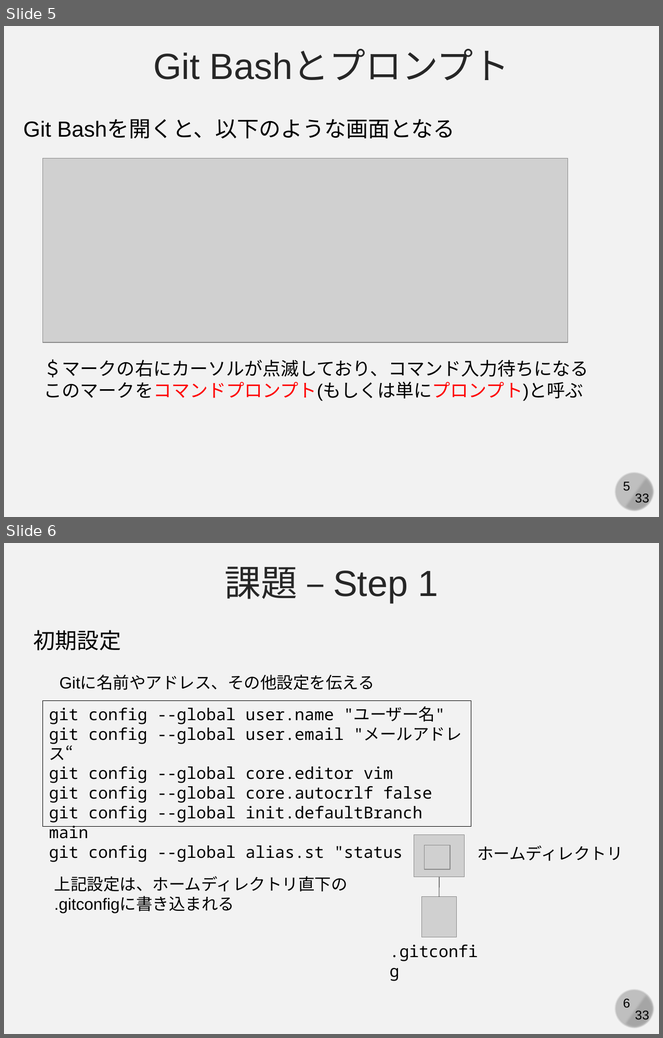
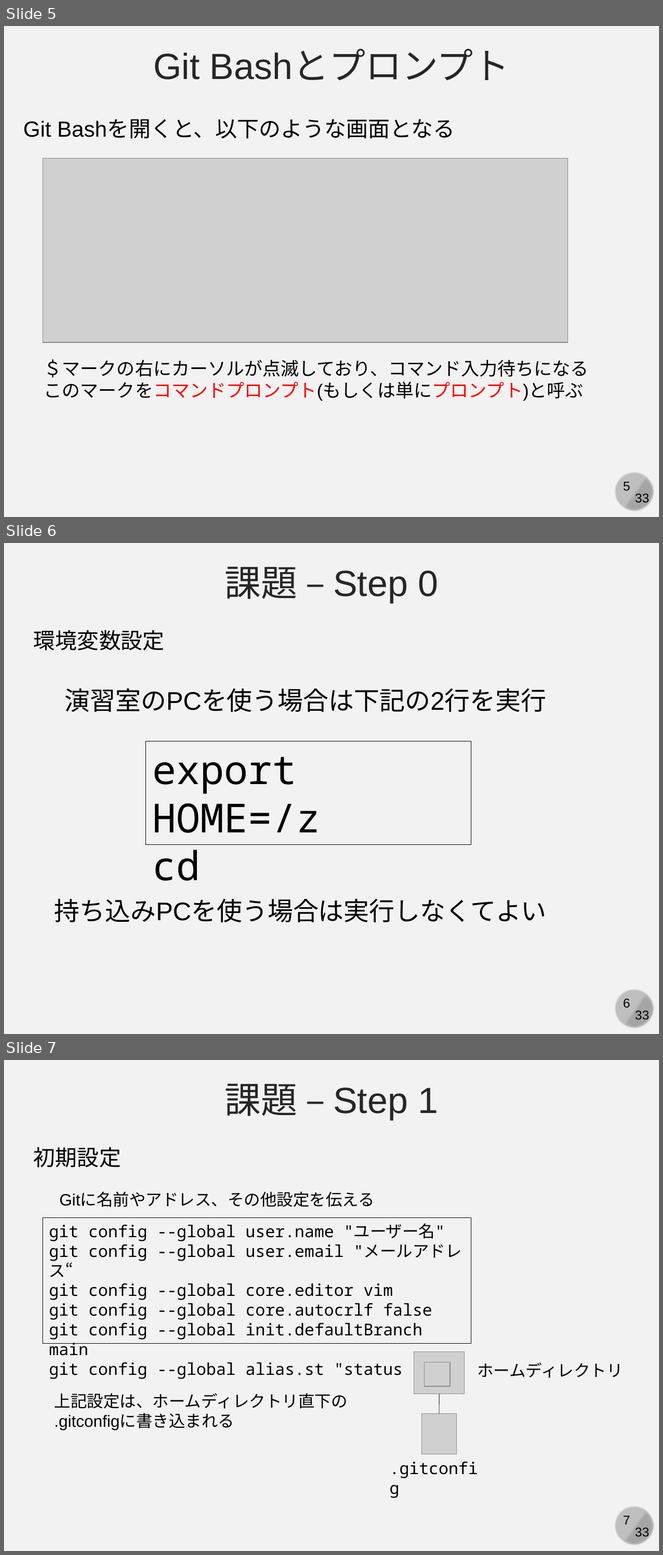
Before and after one commit to kaityo256/github, a slide deck: practice_basic/fig/slide.pptx. Shown one above the other, each under a label of ours: slides 5 and 6 before the commit, slides 5, 6 and 7 after it. The pictures are 663x1038 and 663x1555 pixels, drawn with LibreOffice and Linux fonts; fonts in the diff are those of the drawing; grey boxes stand for pictures. Boxes give left, top, right and bottom in pixels: in the first picture for what was removed or moved away, otherwise in the second. Text is boxed around its words. In the diff, an @@ line names an element or a change of style, - is before the commit and + after.

```diff
--- a/practice_basic/fig/slide.pptx
+++ b/practice_basic/fig/slide.pptx
@@ slide 6 added at box(4, 543, 659, 1034), background #F2F2F2; not listed: 4 template elements that a slide beside it also shows @@
@@ text added at box(225, 566, 438, 603), 40 pt, text #262626 @@
+課題 – Step 0
@@ text added at box(34, 630, 165, 651), 24 pt, text #000000 @@
+環境変数設定
@@ text added at box(64, 688, 546, 712), 28 pt, text #000000 @@
+演習室のPCを使う場合は下記の2行を実行
@@ rectangle added at box(146, 742, 471, 845), outline #000000 0.75 pt, 44 pt, text #000000 @@
+export HOME=/z
+cd
@@ text added at box(54, 899, 547, 923), 28 pt, text #000000 @@
+持ち込みPCを使う場合は実行しなくてよい
@@ what was slide 6 is now slide 7 @@
@@ page number at box(623, 1516, 631, 1525): text changed @@
-6
+7
```
Also in this commit, not shown: 5 slides changed, 1 slide removed, 4 other files.
